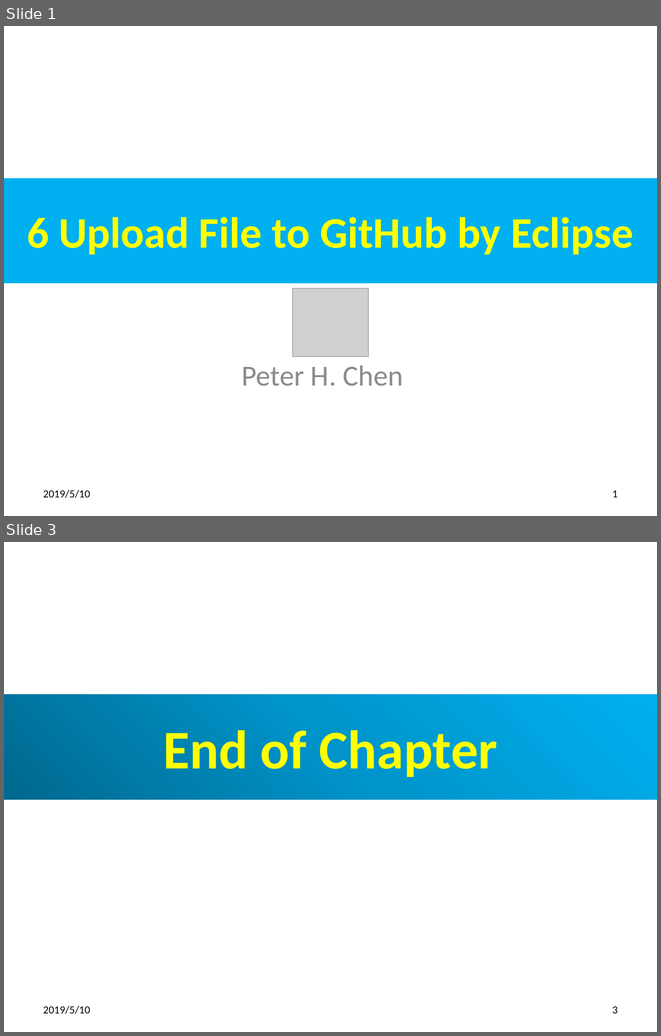
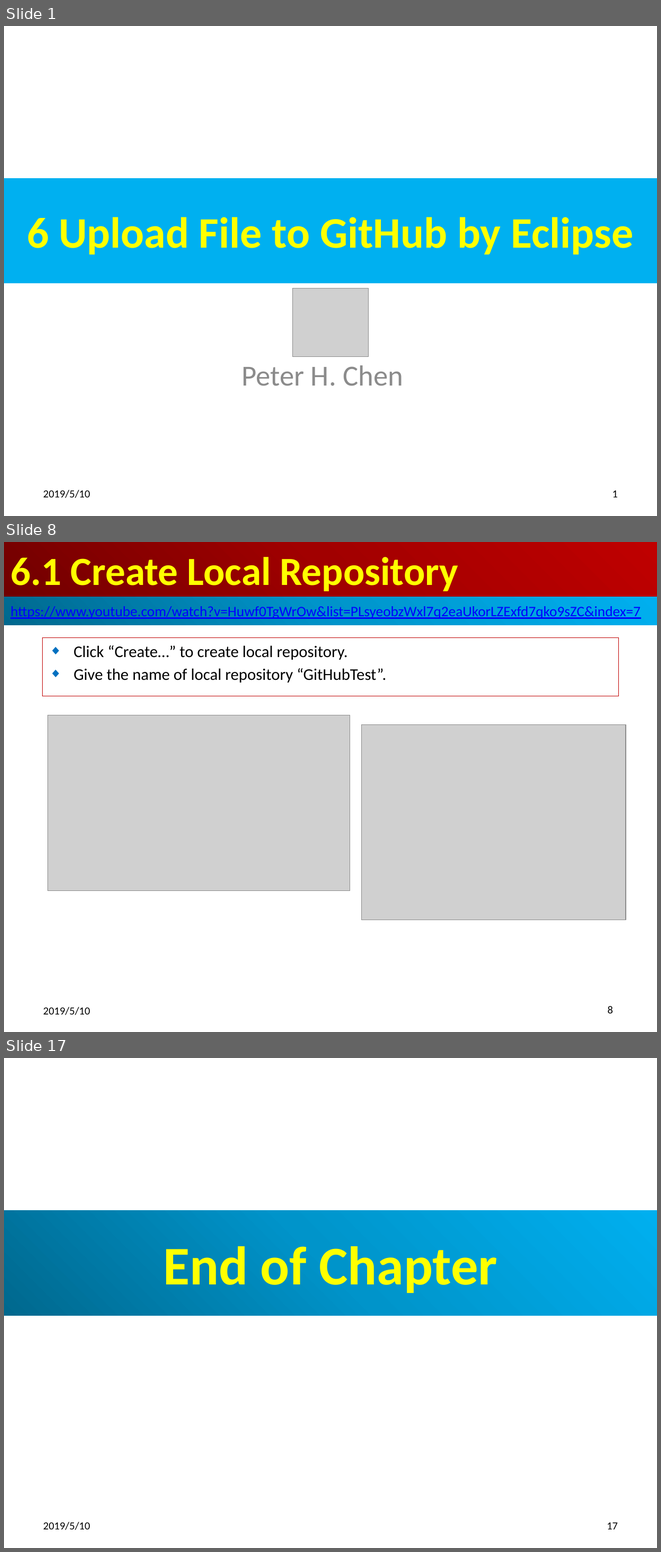
Before and after one commit to peterhchen/100-GitHub, a slide deck: ch06_EclipseGitHub.pptx. Shown one above the other, each under a label of ours: slides 1 and 3 before the commit, slides 1, 8 and 17 after it; the slides between them are not shown. The pictures are 661x1036 and 661x1552 pixels, drawn with LibreOffice and Linux fonts; fonts in the diff are those of the drawing; grey boxes stand for pictures. Boxes give left, top, right and bottom in pixels: in the first picture for what was removed or moved away, otherwise in the second. Text is boxed around its words. In the diff, an @@ line names an element or a change of style, - is before the commit and + after.

```diff
--- a/ch06_EclipseGitHub.pptx
+++ b/ch06_EclipseGitHub.pptx
@@ slide 8 added at (4, 542, 657, 1032), background #FFFFFF @@
@@ title added at (4, 542, 657, 597), fill gradient #720000 to #A20000 to #C00000, 44 pt, text #FFFF00, bold @@
+6.1 Create Local Repository
@@ rectangle added at (4, 597, 657, 626), fill gradient #00688E to #0094CA to #00B0F0, 16 pt, text #0000FF, underline @@
+https://www.youtube.com/watch?v=Huwf0TgWrOw&list=PLsyeobzWxl7q2eaUkorLZExfd7qko9sZC&index=7
@@ subtitle added at (43, 638, 618, 697), outline #C00000 0.75 pt, 18 pt, text #000000 @@
+◆ Click “Create…” to create local repository.
+◆ Give the name of local repository “GitHubTest”.
@@ picture added at (48, 715, 350, 891) @@
@@ picture added at (361, 725, 626, 919) @@
@@ text added at (43, 1006, 90, 1015), 12 pt, text #000000 @@
+2019/5/10
@@ page number added at (608, 1006, 613, 1013), 12 pt, text #000000 @@
+8
@@ what was slide 3 is now slide 17 @@
@@ page number at (607, 1522, 618, 1529): text changed @@
-3
+17
```
Also in this commit, not shown: 1 slide changed, 13 other slides added.
